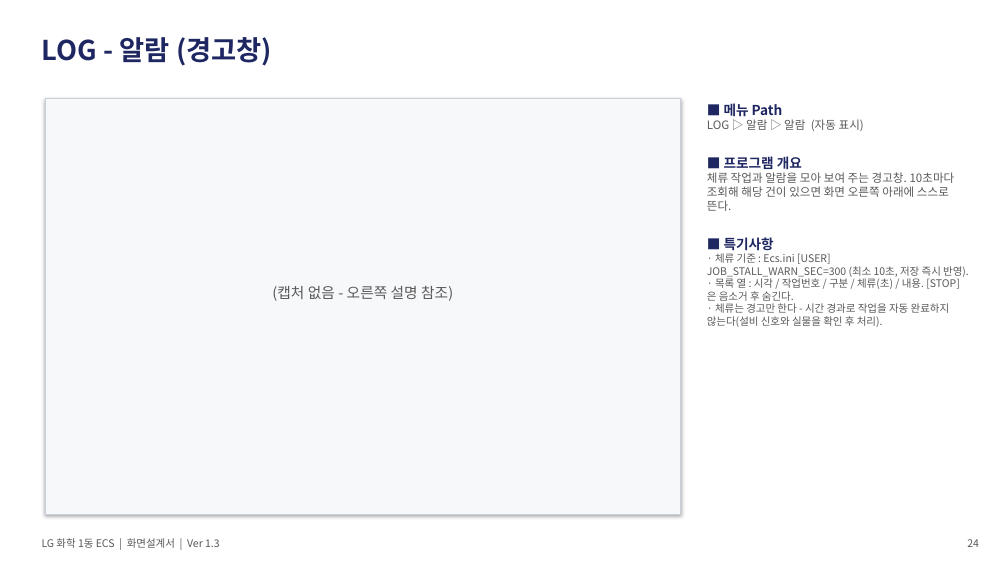
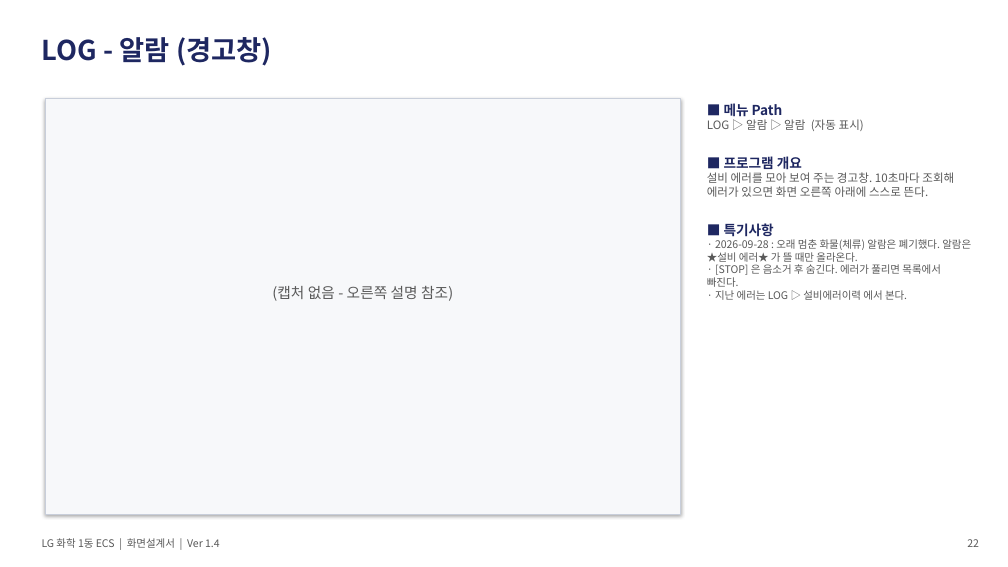
Before and after one commit to yeorijby-coder/LGLS_ALL, a slide deck: slide 22 of docs/산출물_20260927/06_ECS_화면설계서.pptx (slide 24 before the commit). Drawn at 1008x567 pixels with LibreOffice and Linux fonts; fonts in the diff are those of the drawing. Boxes give left, top, right and bottom in pixels: in the first picture for what was removed or moved away, otherwise in the second. Text is boxed around its words. In the diff, an @@ line names an element or a change of style, - is before the commit and + after.

```diff
--- a/docs/산출물_20260927/06_ECS_화면설계서.pptx
+++ b/docs/산출물_20260927/06_ECS_화면설계서.pptx
@@ text at box(707, 172, 954, 197): text changed @@
-체류 작업과 알람을 모아 보여 주는 경고창. 10초마다 조회해 해당 건이 있으면 화면 오른쪽 아래에 스스로 뜬다.
+설비 에러를 모아 보여 주는 경고창. 10초마다 조회해 에러가 있으면 화면 오른쪽 아래에 스스로 뜬다.
@@ text at box(707, 239, 971, 300): text changed @@
-· 체류 기준 : Ecs.ini [USER] JOB_STALL_WARN_SEC=300 (최소 10초, 저장 즉시 반영).
-· 목록 열 : 시각 / 작업번호 / 구분 / 체류(초) / 내용. [STOP] 은 음소거 후 숨긴다.
-· 체류는 경고만 한다 - 시간 경과로 작업을 자동 완료하지 않는다(설비 신호와 실물을 확인 후 처리).
+· 2026-09-28 : 오래 멈춘 화물(체류) 알람은 폐기했다. 알람은 ★설비 에러★ 가 뜰 때만 올라온다.
+· [STOP] 은 음소거 후 숨긴다. 에러가 풀리면 목록에서 빠진다.
+· 지난 에러는 LOG ▷ 설비에러이력 에서 본다.
@@ text at box(42, 538, 220, 548): text changed @@
-LG 화학 1동 ECS | 화면설계서 | Ver 1.3
+LG 화학 1동 ECS | 화면설계서 | Ver 1.4
@@ text at box(967, 539, 979, 547): text changed @@
-24
+22
```
Also in this commit, not shown: 26 other slides changed, 6 slides removed, 31 other files.
